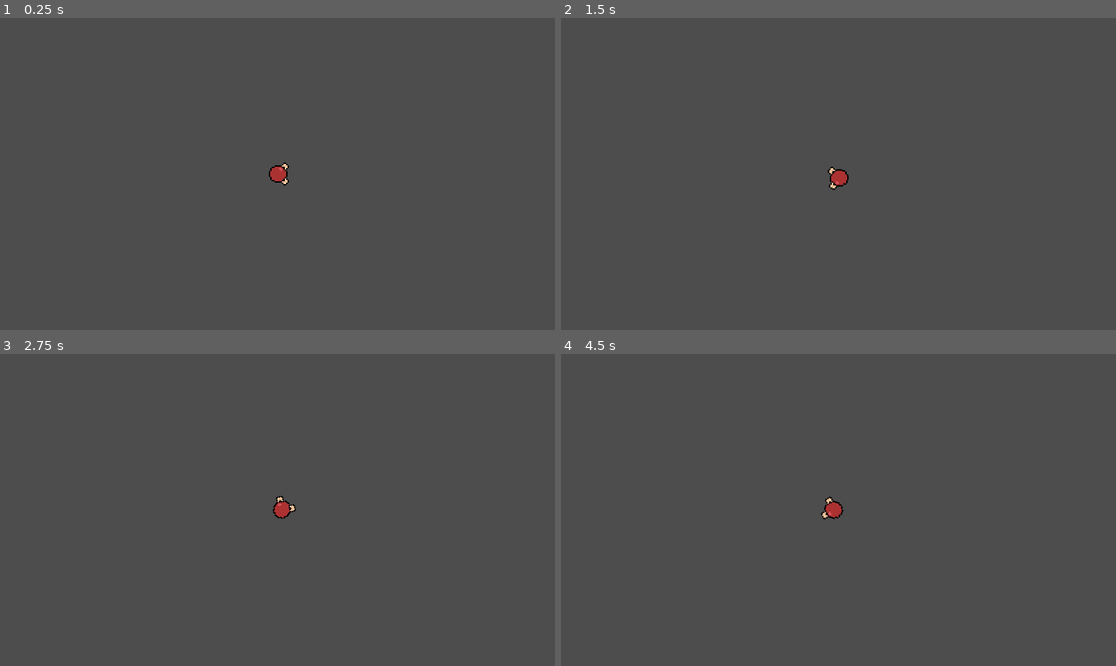
Above: before the commit, frames 1-4 (two rows, left to right).
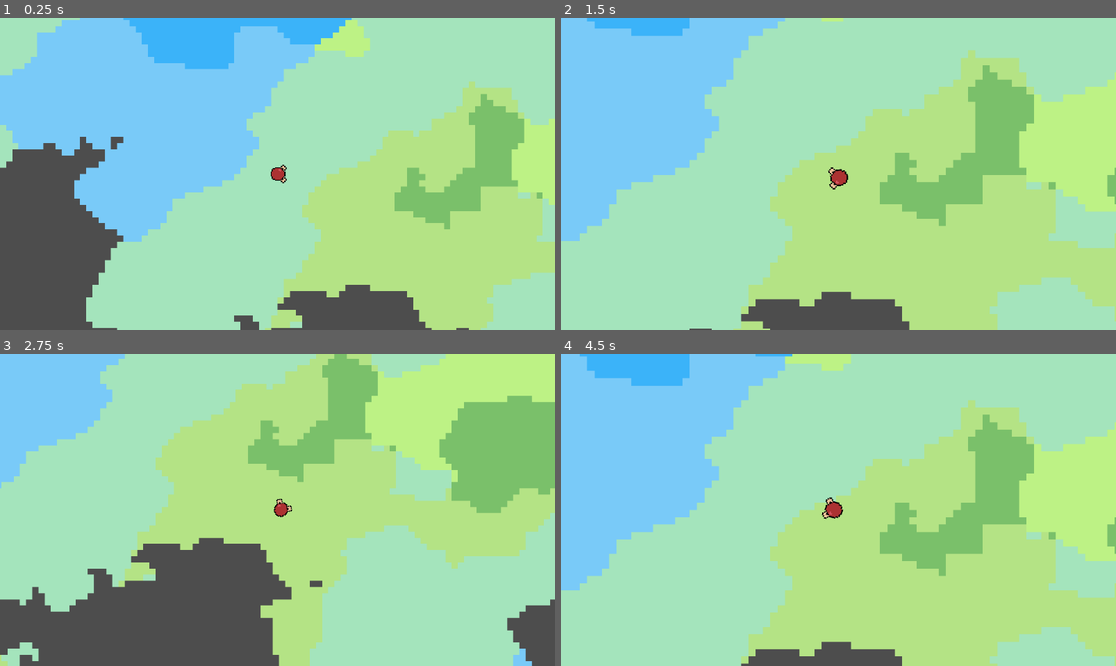
Above: after the commit, the same moments.

Repository: RedEgs/godotALevel
Game: Godot game, scene res://scenes/gameplay.tscn
The game is run twice, just before and just after one commit, with the same random seed, the same clock (stepped at 60 frames per second) and the same inputs.
Inputs (mouse positions are in pixels of both pictures, inside the frame that each line leads up to):
- Up to frame 1 (0.25 s): no input
- Up to frame 2 (1.5 s): tap Enter at 0.5 s; move the mouse to (960, 158) at 0.52 s; hold D (moveRight) 0.53-1.28 s; hold Mouse wheel down (zoomIn, bound only after the commit) 0.53-1.28 s; tap Mouse wheel up (zoomOut, bound only after the commit) at 0.8, 1.35 s; move the mouse to (727, 189) at 1.27 s; hold S (moveDown) from 1.28 s (still down)
- Up to frame 3 (2.75 s): tap Mouse wheel down (zoomIn, bound only after the commit) at 1.55 s; move the mouse to (333, 441) at 2.02 s; release S (moveDown) at 2.03 s; hold D (moveRight) from 2.03 s (still down); hold Mouse wheel down (zoomIn, bound only after the commit) from 2.03 s (still down); tap Mouse wheel up (zoomOut, bound only after the commit) at 2.3 s
- Up to frame 4 (4.5 s): move the mouse to (810, 572) at 2.77 s; release D (moveRight) at 2.78 s; release Mouse wheel down (zoomIn, bound only after the commit) at 2.78 s; hold W (moveUp) 2.78-3.53 s; tap Mouse wheel up (zoomOut, bound only after the commit) at 2.85, 3.8, 4.35 s; tap Mouse wheel down (zoomIn, bound only after the commit) at 3.05 s; move the mouse to (1005, 556) at 3.52 s; hold Mouse wheel down (zoomIn, bound only after the commit) 3.53-4.28 s; hold A (moveLeft) from 3.53 s (still down); tap - (resetZoom, bound only after the commit) at 4.15 s; move the mouse to (672, 463) at 4.27 s

The runs differ from the first frame. In frame 1, 87% of the frame differs, in the area x 0-100%, y 0-100%; in frame 2, 97%; in frame 3, 84%; in frame 4, 98%.

Commit message:
added smooth zooming and camera resetting
Signed-off-by: Charlie Gough <tothemuun21@gmail.com>

Diff:
--- a/assets/world/worldTileset.tres
+++ b/assets/world/worldTileset.tres
@@ -11,6 +11,12 @@
 0:1/0 = 0
 1:1/0 = 0
 2:1/0 = 0
+3:1/0 = 0
+3:2/0 = 0
+2:2/0 = 0
+1:2/0 = 0
+0:2/0 = 0
+0:3/0 = 0
 
 [resource]
 sources/1 = SubResource("TileSetAtlasSource_4w4do")
--- a/project.godot
+++ b/project.godot
@@ -12,7 +12,7 @@
 
 config/name="A level Project"
 run/main_scene="res://scenes/gameplay.tscn"
-config/features=PackedStringArray("4.1", "Forward Plus")
+config/features=PackedStringArray("4.0", "Forward Plus")
 config/icon="res://icon.svg"
 
 [input]
@@ -37,3 +37,18 @@
 "events": [Object(InputEventKey,"resource_local_to_scene":false,"resource_name":"","device":-1,"window_id":0,"alt_pressed":false,"shift_pressed":false,"ctrl_pressed":false,"meta_pressed":false,"pressed":false,"keycode":0,"physical_keycode":68,"key_label":0,"unicode":100,"echo":false,"script":null)
 ]
 }
+zoomIn={
+"deadzone": 0.5,
+"events": [Object(InputEventMouseButton,"resource_local_to_scene":false,"resource_name":"","device":-1,"window_id":0,"alt_pressed":false,"shift_pressed":false,"ctrl_pressed":false,"meta_pressed":false,"button_mask":0,"position":Vector2(0, 0),"global_position":Vector2(0, 0),"factor":1.0,"button_index":5,"pressed":false,"double_click":false,"script":null)
+]
+}
+zoomOut={
+"deadzone": 0.5,
+"events": [Object(InputEventMouseButton,"resource_local_to_scene":false,"resource_name":"","device":-1,"window_id":0,"alt_pressed":false,"shift_pressed":false,"ctrl_pressed":false,"meta_pressed":false,"button_mask":0,"position":Vector2(0, 0),"global_position":Vector2(0, 0),"factor":1.0,"button_index":4,"pressed":false,"double_click":false,"script":null)
+]
+}
+resetZoom={
+"deadzone": 0.5,
+"events": [Object(InputEventKey,"resource_local_to_scene":false,"resource_name":"","device":-1,"window_id":0,"alt_pressed":false,"shift_pressed":false,"ctrl_pressed":false,"meta_pressed":false,"pressed":false,"keycode":0,"physical_keycode":45,"key_label":0,"unicode":45,"echo":false,"script":null)
+]
+}
--- /dev/null
+++ b/scenes/CameraHandler.gd
@@ -0,0 +1,18 @@
+extends Camera2D
+
+# Explain
+
+
+func _unhandled_input(event):
+	var tween = create_tween()
+
+	if event.is_action_pressed("resetZoom"):
+		tween.tween_property(self, "zoom", Vector2(.8,.8), .1)
+
+
+	elif event.is_action_pressed("zoomIn"):
+		tween.tween_property(self, "zoom", self.zoom - Vector2(0.15, 0.15), .1)
+
+
+	elif event.is_action_pressed("zoomOut"):
+		tween.tween_property(self, "zoom", self.zoom + Vector2(0.15, 0.15), .1)
--- /dev/null
+++ b/scenes/WorldGen.gd
@@ -0,0 +1,34 @@
+extends TileMap
+
+
+# adjust values
+# change vars and styles
+var moisture = FastNoiseLite.new()
+var temperature = FastNoiseLite.new()
+var altitude = FastNoiseLite.new()
+
+@export var chunkSize: int = 128
+
+@export var player : CharacterBody2D
+
+
+func _ready():
+	moisture.seed = randi()
+	temperature.seed = randi()
+	altitude.seed = randi()
+
+
+func _process(delta):
+	generateChunk(player.position)
+
+func generateChunk(position):
+	var tilePos = local_to_map(position)
+
+	for x in range(chunkSize):
+		for y in range(chunkSize):
+			var moist = moisture.get_noise_2d(tilePos.x-chunkSize/2 + x, tilePos.y-chunkSize/2 + y )*10
+			var temp = temperature.get_noise_2d(tilePos.x-chunkSize/2 + x, tilePos.y-chunkSize/2  + y )*10
+			var alt = altitude.get_noise_2d(tilePos.x-chunkSize/2 + x, tilePos.y-chunkSize/2  + y )*10
+
+			set_cell(0, Vector2i(tilePos.x-chunkSize/2 + x, tilePos.y-chunkSize/2  + y), 1, Vector2(round((moist+10)/5), round((temp+10)/5)))
+			#set_cell(0, Vector2i(tilePos.x-scale/2 + x, tilePos.y-scale/2  + y), 1, Vector2i(1,1))
--- a/scenes/gameplay.tscn
+++ b/scenes/gameplay.tscn
@@ -1,14 +1,22 @@
-[gd_scene load_steps=5 format=3 uid="uid://cj2hf6i34jb6p"]
+[gd_scene load_steps=7 format=3 uid="uid://cj2hf6i34jb6p"]
 
 [ext_resource type="Script" path="res://scripts/player/PlayerMovement.gd" id="1_bll2y"]
 [ext_resource type="Texture2D" uid="uid://b5dkuxoxv0w7u" path="res://assets/player/player.png" id="1_s72ep"]
 [ext_resource type="TileSet" uid="uid://dmjk8oflilayl" path="res://assets/world/worldTileset.tres" id="3_netc8"]
+[ext_resource type="Script" path="res://scenes/CameraHandler.gd" id="4_7lk2j"]
+[ext_resource type="Script" path="res://scenes/WorldGen.gd" id="4_o60yv"]
 
 [sub_resource type="RectangleShape2D" id="RectangleShape2D_fhjr4"]
 size = Vector2(16, 16)
 
 [node name="Node2D" type="Node2D"]
 position = Vector2(474, 264)
+
+[node name="World" type="TileMap" parent="." node_paths=PackedStringArray("player")]
+tile_set = ExtResource("3_netc8")
+format = 2
+script = ExtResource("4_o60yv")
+player = NodePath("../Player")
 
 [node name="Player" type="CharacterBody2D" parent="." node_paths=PackedStringArray("playerCamera", "playerCast")]
 texture_filter = 1
@@ -18,10 +26,12 @@
 playerCast = NodePath("RayCast2D")
 
 [node name="Camera2D" type="Camera2D" parent="Player"]
+zoom = Vector2(0.8, 0.8)
 position_smoothing_enabled = true
 position_smoothing_speed = 20.0
 rotation_smoothing_enabled = true
 rotation_smoothing_speed = 20.0
+script = ExtResource("4_7lk2j")
 
 [node name="Sprite2D" type="Sprite2D" parent="Player"]
 rotation = 1.5708
@@ -32,7 +42,3 @@
 
 [node name="RayCast2D" type="RayCast2D" parent="Player"]
 target_position = Vector2(50, 0)
-
-[node name="World" type="TileMap" parent="."]
-tile_set = ExtResource("3_netc8")
-format = 2
Binary file changed: assets/world/tiles.png
